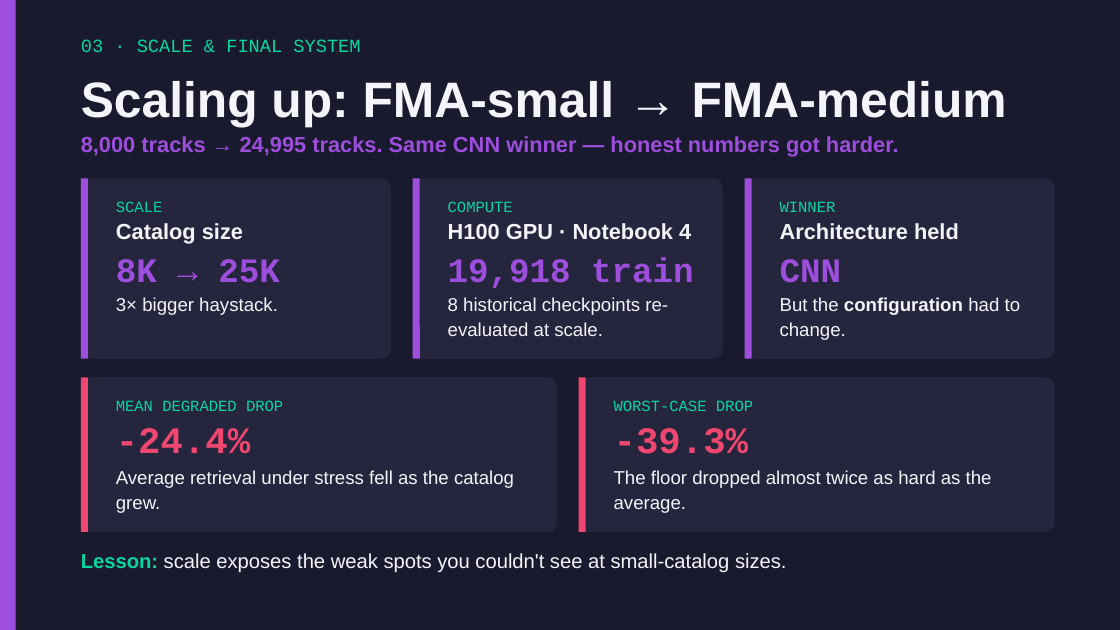
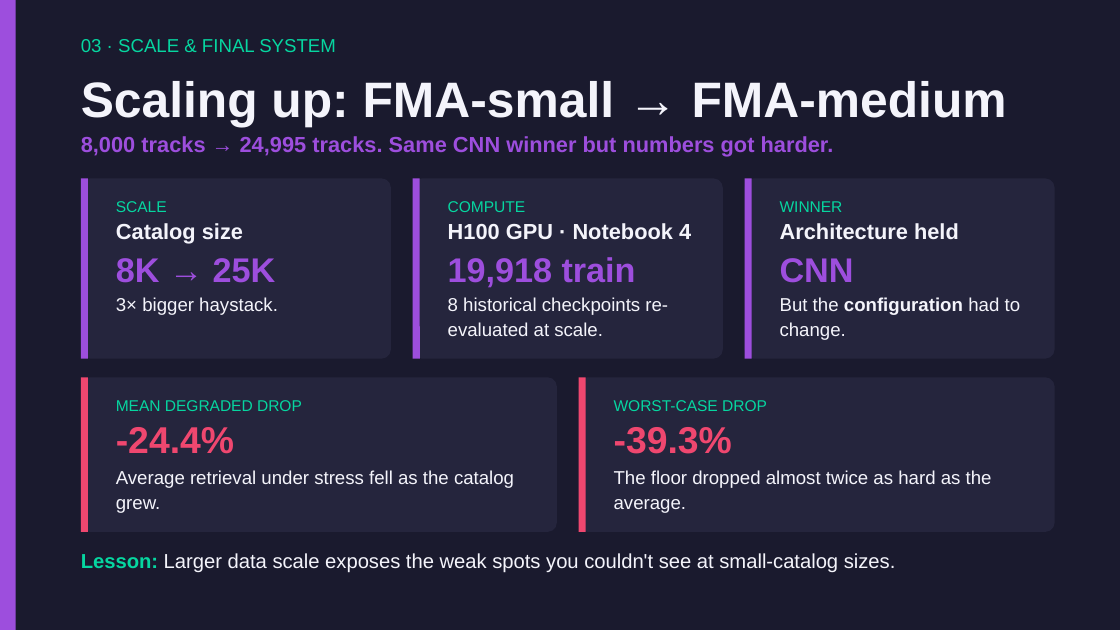
Before and after one commit to Ari-S-123/transformer-fingerprinting, a slide deck: slide 12 of Transformer-Fingerprinting-Presentation.pptx. Drawn at 1120x630 pixels with LibreOffice and Linux fonts; fonts in the diff are those of the drawing. Boxes give left, top, right and bottom in pixels: in the first picture for what was removed or moved away, otherwise in the second. Text is boxed around its words. In the diff, an @@ line names an element or a change of style, - is before the commit and + after.

```diff
--- a/Transformer-Fingerprinting-Presentation.pptx
+++ b/Transformer-Fingerprinting-Presentation.pptx
@@ text at <box>81,136,834,157</box>: text changed @@
-8,000 tracks → 24,995 tracks. Same CNN winner — honest numbers got harder.
+8,000 tracks → 24,995 tracks. Same CNN winner but numbers got harder.
@@ font Courier New to Arial in 11 elements at <box>81,39,336,52</box>, <box>116,201,167,212</box>, <box>116,258,276,283</box>, <box>448,201,526,212</box>, <box>448,257,636,288</box>, <box>780,201,843,212</box>, <box>780,258,854,283</box>, <box>116,400,302,411</box>, <box>116,427,234,454</box>, <box>614,400,767,411</box>, <box>614,427,732,454</box> @@
@@ text at <box>81,553,896,573</box>: text changed @@
-Lesson: scale exposes the weak spots you couldn't see at small-catalog sizes.
+Lesson: Larger data scale exposes the weak spots you couldn't see at small-catalog sizes.
```
Also in this commit, not shown: 17 other slides changed.
